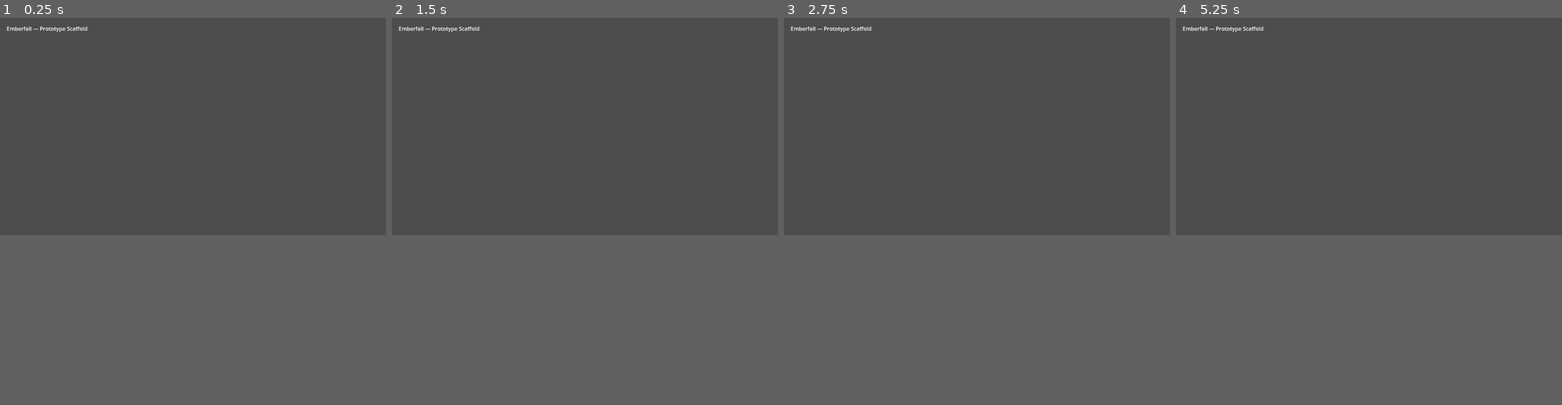
Above: before the commit, frames 1-4 (left to right).
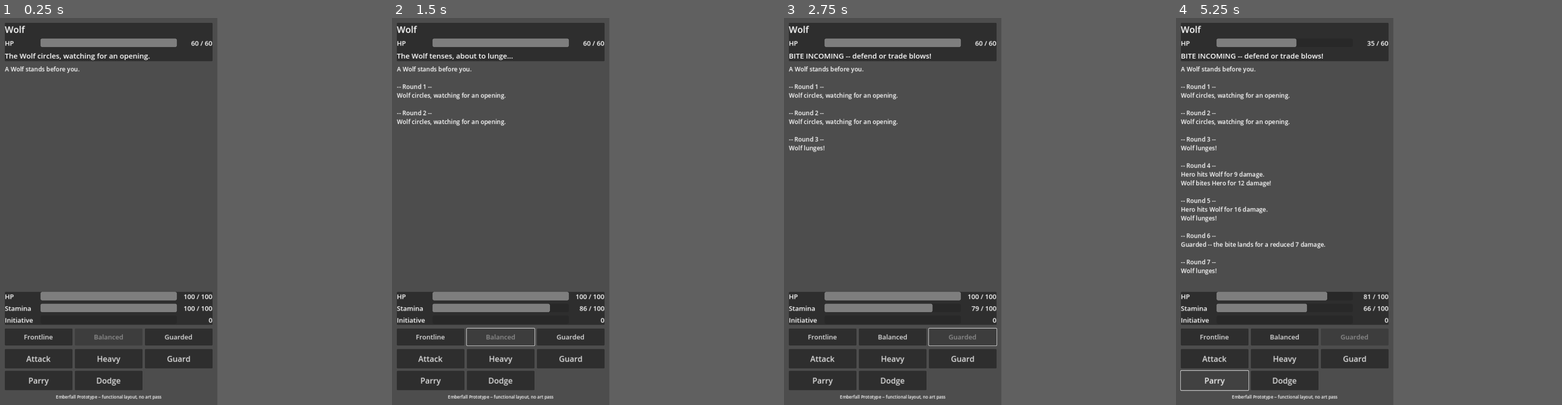
Above: after the commit, the same moments.

Repository: aboeckmann/Emberfall
Game: Godot game, scene res://scenes/combat/combat_screen.tscn
The game is run twice, just before and just after one commit, with the same random seed, the same clock (stepped at 60 frames per second) and the same inputs. Before the commit the project starts from res://scenes/Main.tscn.
Inputs (mouse positions are in pixels of both pictures, inside the frame that each line leads up to):
- Up to frame 1 (0.25 s): no input
- Up to frame 2 (1.5 s): click (461, 196) at 0.5 s, where only the run after the commit has a clickable "Frontline"; click (585, 196) at 1.25 s, where only the run after the commit has a clickable "Balanced"
- Up to frame 3 (2.75 s): click (1100, 196) at 2 s, where only the run after the commit has a clickable "Guarded"
- Up to frame 4 (5.25 s): click (1245, 207) at 2.75 s, where only the run after the commit has a clickable "Attack"; click (1369, 207) at 3.5 s, where only the run after the commit has a clickable "Heavy"; click (1492, 207) at 4.25 s, where only the run after the commit has a clickable "Guard"; click (1245, 223) at 5 s, where only the run after the commit has a clickable "Parry"
In our replay, the window is 799x449 before the commit and 450x800 after it. These sizes can differ from the game's own. Grey fills any space a smaller window leaves; there, only what the larger window draws over its background counts as a difference.

The runs differ from the first frame. In frame 1, 16% of the frame differs, in the area x 1-56%, y 1-99%; in frame 2, 16%; in frame 3, 16%; in frame 4, 17%.

Commit message:
Add the combat screen: a playable, functional combat HUD
scenes/combat/combat_screen.tscn (+ .gd) is now the main scene:
portrait 720x1280, Container-based layout, default theme -- a
deliberate scaffold for playtesting combat feel, not designed UI
(no Art Direction exists yet). Surfaces enemy HP + telegraphed
intent, scrolling combat log, player HP/Stamina/Initiative bars,
position buttons (Frontline/Balanced/Guarded -- Flanking/Rear need
groups/specific encounters), five action buttons, and restart
buttons for Wolf/Dire Wolf. The script forwards presses to
CombatEncounter and renders state; no rules live in it.

Removes the placeholder Main.tscn. Test suite now includes a smoke
test driving the screen's buttons through a full fight; it runs on
the first process frame since nodes added during
SceneTree._initialize never enter the tree (root isn't in the tree
yet at that point). 53 checks passing.

Co-Authored-By: Claude Fable 5 <noreply@anthropic.com>

Diff:
--- a/project.godot
+++ b/project.godot
@@ -13,8 +13,16 @@
 [application]
 
 config/name="Emberfall"
-run/main_scene="res://scenes/Main.tscn"
+run/main_scene="res://scenes/combat/combat_screen.tscn"
 config/features=PackedStringArray("4.3")
+
+[display]
+
+window/size/viewport_width=720
+window/size/viewport_height=1280
+window/stretch/mode="canvas_items"
+window/stretch/aspect="keep"
+window/handheld/orientation=1
 
 [rendering]
 
--- a/scenes/Main.tscn
+++ /dev/null
@@ -1,10 +0,0 @@
-[gd_scene format=3]
-
-[node name="Main" type="Node2D"]
-
-[node name="Label" type="Label" parent="."]
-offset_left = 20.0
-offset_top = 20.0
-offset_right = 400.0
-offset_bottom = 60.0
-text = "Emberfall — Prototype Scaffold"
--- /dev/null
+++ b/scenes/combat/combat_screen.gd
@@ -0,0 +1,132 @@
+extends Control
+## Combat screen: presentation layer over CombatEncounter (game/combat).
+## Per the architecture rule in Docs/02_Technical_Design_Document.md, this
+## script only displays state and forwards player choices -- all rules live
+## in game/. Layout is functional-first; no Art Direction exists yet
+## (Docs/12_Art_Direction.md).
+##
+## Position options are limited to Frontline/Balanced/Guarded: Flanking is
+## "available against groups" and Rear "only in some encounters"
+## (Docs/04_Combat_Design.md), and the Prototype's encounters are single-enemy.
+
+const SWORD: WeaponData = preload("res://data/weapons/sword.tres")
+const WOLF: EnemyData = preload("res://data/enemies/wolf.tres")
+const DIRE_WOLF: EnemyData = preload("res://data/enemies/dire_wolf.tres")
+
+var encounter: CombatEncounter
+
+@onready var enemy_name_label: Label = %EnemyNameLabel
+@onready var enemy_hp_bar: ProgressBar = %EnemyHPBar
+@onready var enemy_hp_value: Label = %EnemyHPValue
+@onready var intent_label: Label = %IntentLabel
+@onready var log_text: RichTextLabel = %LogText
+@onready var player_hp_bar: ProgressBar = %PlayerHPBar
+@onready var player_hp_value: Label = %PlayerHPValue
+@onready var stamina_bar: ProgressBar = %StaminaBar
+@onready var stamina_value: Label = %StaminaValue
+@onready var initiative_bar: ProgressBar = %InitiativeBar
+@onready var initiative_value: Label = %InitiativeValue
+@onready var end_panel: PanelContainer = %EndPanel
+@onready var result_label: Label = %ResultLabel
+
+@onready var position_buttons: Dictionary = {
+	CombatPosition.Position.FRONTLINE: %FrontlineButton,
+	CombatPosition.Position.BALANCED: %BalancedButton,
+	CombatPosition.Position.GUARDED: %GuardedButton,
+}
+@onready var action_buttons: Dictionary = {
+	CombatAction.Action.ATTACK: %AttackButton,
+	CombatAction.Action.HEAVY_ATTACK: %HeavyAttackButton,
+	CombatAction.Action.PARRY: %ParryButton,
+	CombatAction.Action.DODGE: %DodgeButton,
+	CombatAction.Action.GUARD: %GuardButton,
+}
+
+func _ready() -> void:
+	for action in action_buttons:
+		action_buttons[action].pressed.connect(_on_action_pressed.bind(action))
+	for pos in position_buttons:
+		position_buttons[pos].pressed.connect(_on_position_pressed.bind(pos))
+	%FightWolfButton.pressed.connect(func() -> void: _start_fight(WOLF))
+	%FightDireWolfButton.pressed.connect(func() -> void: _start_fight(DIRE_WOLF))
+	_start_fight(WOLF)
+
+func _start_fight(enemy_data: EnemyData) -> void:
+	var sheet := CharacterSheet.create_new("Hero", SWORD)
+	var rng := RandomNumberGenerator.new()
+	rng.randomize()
+	encounter = CombatEncounter.create(sheet, enemy_data, rng)
+	log_text.text = ""
+	_append_log(["A %s stands before you." % enemy_data.display_name])
+	end_panel.visible = false
+	_update_ui()
+
+func _on_action_pressed(action: CombatAction.Action) -> void:
+	_play_round(action, null)
+
+func _on_position_pressed(pos: CombatPosition.Position) -> void:
+	_play_round(CombatAction.Action.REPOSITION, pos)
+
+func _play_round(action: CombatAction.Action, target_position) -> void:
+	if encounter.is_over():
+		return
+	_append_log(["", "-- Round %d --" % (encounter.round_number + 1)])
+	_append_log(encounter.resolve_round(action, target_position))
+	_update_ui()
+	if encounter.is_over():
+		_finish_fight()
+
+func _finish_fight() -> void:
+	if encounter.winner() == "player":
+		result_label.text = "Victory! The %s is slain." % encounter.enemy_data.display_name
+	else:
+		result_label.text = "You have fallen..."
+	end_panel.visible = true
+
+func _append_log(lines: Array) -> void:
+	for line in lines:
+		log_text.append_text(str(line) + "\n")
+
+func _update_ui() -> void:
+	var over := encounter.is_over()
+
+	enemy_name_label.text = encounter.enemy_data.display_name
+	enemy_hp_bar.max_value = encounter.enemy.max_hp
+	enemy_hp_bar.value = encounter.enemy.current_hp
+	enemy_hp_value.text = "%d / %d" % [encounter.enemy.current_hp, encounter.enemy.max_hp]
+	intent_label.text = "" if over else _intent_text(encounter.current_intent)
+
+	player_hp_bar.max_value = encounter.player.max_hp
+	player_hp_bar.value = encounter.player.current_hp
+	player_hp_value.text = "%d / %d" % [encounter.player.current_hp, encounter.player.max_hp]
+	stamina_bar.max_value = encounter.player.max_stamina
+	stamina_bar.value = encounter.player.current_stamina
+	stamina_value.text = "%d / %d" % [encounter.player.current_stamina, encounter.player.max_stamina]
+	initiative_bar.value = encounter.player.initiative
+	initiative_value.text = str(encounter.player.initiative)
+
+	for action in action_buttons:
+		action_buttons[action].disabled = over
+	action_buttons[CombatAction.Action.PARRY].disabled = over or not encounter.player_sheet.equipped_weapon.can_parry
+	for pos in position_buttons:
+		position_buttons[pos].disabled = over or encounter.player.position == pos
+
+## `encounter.current_intent` is what the enemy will do during the NEXT
+## resolve_round call, so this label is the telegraph the player reads
+## before choosing their action (Observe -> Respond, Docs/04_Combat_Design.md).
+func _intent_text(intent: EnemyIntent.Intent) -> String:
+	var enemy_name: String = encounter.enemy_data.display_name
+	match intent:
+		EnemyIntent.Intent.CIRCLING:
+			return "The %s circles, watching for an opening." % enemy_name
+		EnemyIntent.Intent.TELEGRAPHING_BITE:
+			return "The %s tenses, about to lunge..." % enemy_name
+		EnemyIntent.Intent.BITE:
+			return "BITE INCOMING -- defend or trade blows!"
+		EnemyIntent.Intent.RETREATING:
+			return "The %s backs away, wary." % enemy_name
+		EnemyIntent.Intent.TELEGRAPHING_HOWL:
+			return "The %s throws back its head..." % enemy_name
+		EnemyIntent.Intent.HOWL:
+			return "A HOWL is coming -- it cannot be stopped!"
+	return ""
--- /dev/null
+++ b/scenes/combat/combat_screen.tscn
@@ -0,0 +1,279 @@
+[gd_scene load_steps=2 format=3]
+
+[ext_resource type="Script" path="res://scenes/combat/combat_screen.gd" id="1_script"]
+
+[node name="CombatScreen" type="Control"]
+layout_mode = 3
+anchors_preset = 15
+anchor_right = 1.0
+anchor_bottom = 1.0
+grow_horizontal = 2
+grow_vertical = 2
+script = ExtResource("1_script")
+
+[node name="Margin" type="MarginContainer" parent="."]
+layout_mode = 1
+anchors_preset = 15
+anchor_right = 1.0
+anchor_bottom = 1.0
+grow_horizontal = 2
+grow_vertical = 2
+theme_override_constants/margin_left = 16
+theme_override_constants/margin_top = 16
+theme_override_constants/margin_right = 16
+theme_override_constants/margin_bottom = 16
+
+[node name="Root" type="VBoxContainer" parent="Margin"]
+layout_mode = 2
+theme_override_constants/separation = 12
+
+[node name="EnemyPanel" type="PanelContainer" parent="Margin/Root"]
+layout_mode = 2
+
+[node name="EnemyBox" type="VBoxContainer" parent="Margin/Root/EnemyPanel"]
+layout_mode = 2
+theme_override_constants/separation = 8
+
+[node name="EnemyNameLabel" type="Label" parent="Margin/Root/EnemyPanel/EnemyBox"]
+unique_name_in_owner = true
+layout_mode = 2
+theme_override_font_sizes/font_size = 30
+text = "Enemy"
+
+[node name="EnemyHPRow" type="HBoxContainer" parent="Margin/Root/EnemyPanel/EnemyBox"]
+layout_mode = 2
+theme_override_constants/separation = 8
+
+[node name="HPTag" type="Label" parent="Margin/Root/EnemyPanel/EnemyBox/EnemyHPRow"]
+custom_minimum_size = Vector2(110, 0)
+layout_mode = 2
+theme_override_font_sizes/font_size = 22
+text = "HP"
+
+[node name="EnemyHPBar" type="ProgressBar" parent="Margin/Root/EnemyPanel/EnemyBox/EnemyHPRow"]
+unique_name_in_owner = true
+custom_minimum_size = Vector2(0, 28)
+layout_mode = 2
+size_flags_horizontal = 3
+show_percentage = false
+
+[node name="EnemyHPValue" type="Label" parent="Margin/Root/EnemyPanel/EnemyBox/EnemyHPRow"]
+unique_name_in_owner = true
+custom_minimum_size = Vector2(110, 0)
+layout_mode = 2
+theme_override_font_sizes/font_size = 22
+horizontal_alignment = 2
+text = "0 / 0"
+
+[node name="IntentLabel" type="Label" parent="Margin/Root/EnemyPanel/EnemyBox"]
+unique_name_in_owner = true
+layout_mode = 2
+theme_override_font_sizes/font_size = 24
+autowrap_mode = 2
+text = "..."
+
+[node name="LogText" type="RichTextLabel" parent="Margin/Root"]
+unique_name_in_owner = true
+layout_mode = 2
+size_flags_vertical = 3
+theme_override_font_sizes/normal_font_size = 20
+scroll_following = true
+
+[node name="PlayerPanel" type="PanelContainer" parent="Margin/Root"]
+layout_mode = 2
+
+[node name="PlayerBox" type="VBoxContainer" parent="Margin/Root/PlayerPanel"]
+layout_mode = 2
+theme_override_constants/separation = 8
+
+[node name="PlayerHPRow" type="HBoxContainer" parent="Margin/Root/PlayerPanel/PlayerBox"]
+layout_mode = 2
+theme_override_constants/separation = 8
+
+[node name="HPTag" type="Label" parent="Margin/Root/PlayerPanel/PlayerBox/PlayerHPRow"]
+custom_minimum_size = Vector2(110, 0)
+layout_mode = 2
+theme_override_font_sizes/font_size = 22
+text = "HP"
+
+[node name="PlayerHPBar" type="ProgressBar" parent="Margin/Root/PlayerPanel/PlayerBox/PlayerHPRow"]
+unique_name_in_owner = true
+custom_minimum_size = Vector2(0, 28)
+layout_mode = 2
+size_flags_horizontal = 3
+show_percentage = false
+
+[node name="PlayerHPValue" type="Label" parent="Margin/Root/PlayerPanel/PlayerBox/PlayerHPRow"]
+unique_name_in_owner = true
+custom_minimum_size = Vector2(110, 0)
+layout_mode = 2
+theme_override_font_sizes/font_size = 22
+horizontal_alignment = 2
+text = "0 / 0"
+
+[node name="StaminaRow" type="HBoxContainer" parent="Margin/Root/PlayerPanel/PlayerBox"]
+layout_mode = 2
+theme_override_constants/separation = 8
+
+[node name="StaminaTag" type="Label" parent="Margin/Root/PlayerPanel/PlayerBox/StaminaRow"]
+custom_minimum_size = Vector2(110, 0)
+layout_mode = 2
+theme_override_font_sizes/font_size = 22
+text = "Stamina"
+
+[node name="StaminaBar" type="ProgressBar" parent="Margin/Root/PlayerPanel/PlayerBox/StaminaRow"]
+unique_name_in_owner = true
+custom_minimum_size = Vector2(0, 28)
+layout_mode = 2
+size_flags_horizontal = 3
+show_percentage = false
+
+[node name="StaminaValue" type="Label" parent="Margin/Root/PlayerPanel/PlayerBox/StaminaRow"]
+unique_name_in_owner = true
+custom_minimum_size = Vector2(110, 0)
+layout_mode = 2
+theme_override_font_sizes/font_size = 22
+horizontal_alignment = 2
+text = "0 / 0"
+
+[node name="InitiativeRow" type="HBoxContainer" parent="Margin/Root/PlayerPanel/PlayerBox"]
+layout_mode = 2
+theme_override_constants/separation = 8
+
+[node name="InitiativeTag" type="Label" parent="Margin/Root/PlayerPanel/PlayerBox/InitiativeRow"]
+custom_minimum_size = Vector2(110, 0)
+layout_mode = 2
+theme_override_font_sizes/font_size = 22
+text = "Initiative"
+
+[node name="InitiativeBar" type="ProgressBar" parent="Margin/Root/PlayerPanel/PlayerBox/InitiativeRow"]
+unique_name_in_owner = true
+custom_minimum_size = Vector2(0, 28)
+layout_mode = 2
+size_flags_horizontal = 3
+show_percentage = false
+
+[node name="InitiativeValue" type="Label" parent="Margin/Root/PlayerPanel/PlayerBox/InitiativeRow"]
+unique_name_in_owner = true
+custom_minimum_size = Vector2(110, 0)
+layout_mode = 2
+theme_override_font_sizes/font_size = 22
+horizontal_alignment = 2
+text = "0"
+
+[node name="PositionRow" type="HBoxContainer" parent="Margin/Root"]
+layout_mode = 2
+theme_override_constants/separation = 8
+
+[node name="FrontlineButton" type="Button" parent="Margin/Root/PositionRow"]
+unique_name_in_owner = true
+custom_minimum_size = Vector2(0, 56)
+layout_mode = 2
+size_flags_horizontal = 3
+theme_override_font_sizes/font_size = 22
+text = "Frontline"
+
+[node name="BalancedButton" type="Button" parent="Margin/Root/PositionRow"]
+unique_name_in_owner = true
+custom_minimum_size = Vector2(0, 56)
+layout_mode = 2
+size_flags_horizontal = 3
+theme_override_font_sizes/font_size = 22
+text = "Balanced"
+
+[node name="GuardedButton" type="Button" parent="Margin/Root/PositionRow"]
+unique_name_in_owner = true
+custom_minimum_size = Vector2(0, 56)
+layout_mode = 2
+size_flags_horizontal = 3
+theme_override_font_sizes/font_size = 22
+text = "Guarded"
+
+[node name="ActionsGrid" type="GridContainer" parent="Margin/Root"]
+layout_mode = 2
+columns = 3
+theme_override_constants/h_separation = 8
+theme_override_constants/v_separation = 8
+
+[node name="AttackButton" type="Button" parent="Margin/Root/ActionsGrid"]
+unique_name_in_owner = true
+custom_minimum_size = Vector2(0, 64)
+layout_mode = 2
+size_flags_horizontal = 3
+theme_override_font_sizes/font_size = 26
+text = "Attack"
+
+[node name="HeavyAttackButton" type="Button" parent="Margin/Root/ActionsGrid"]
+unique_name_in_owner = true
+custom_minimum_size = Vector2(0, 64)
+layout_mode = 2
+size_flags_horizontal = 3
+theme_override_font_sizes/font_size = 26
+text = "Heavy"
+
+[node name="GuardButton" type="Button" parent="Margin/Root/ActionsGrid"]
+unique_name_in_owner = true
+custom_minimum_size = Vector2(0, 64)
+layout_mode = 2
+size_flags_horizontal = 3
+theme_override_font_sizes/font_size = 26
+text = "Guard"
+
+[node name="ParryButton" type="Button" parent="Margin/Root/ActionsGrid"]
+unique_name_in_owner = true
+custom_minimum_size = Vector2(0, 64)
+layout_mode = 2
+size_flags_horizontal = 3
+theme_override_font_sizes/font_size = 26
+text = "Parry"
+
+[node name="DodgeButton" type="Button" parent="Margin/Root/ActionsGrid"]
+unique_name_in_owner = true
+custom_minimum_size = Vector2(0, 64)
+layout_mode = 2
+size_flags_horizontal = 3
+theme_override_font_sizes/font_size = 26
+text = "Dodge"
+
+[node name="EndPanel" type="PanelContainer" parent="Margin/Root"]
+unique_name_in_owner = true
+visible = false
+layout_mode = 2
+
+[node name="EndBox" type="VBoxContainer" parent="Margin/Root/EndPanel"]
+layout_mode = 2
+theme_override_constants/separation = 8
+
+[node name="ResultLabel" type="Label" parent="Margin/Root/EndPanel/EndBox"]
+unique_name_in_owner = true
+layout_mode = 2
+theme_override_font_sizes/font_size = 26
+horizontal_alignment = 1
+autowrap_mode = 2
+text = "Result"
+
+[node name="RestartRow" type="HBoxContainer" parent="Margin/Root/EndPanel/EndBox"]
+layout_mode = 2
+theme_override_constants/separation = 8
+
+[node name="FightWolfButton" type="Button" parent="Margin/Root/EndPanel/EndBox/RestartRow"]
+unique_name_in_owner = true
+custom_minimum_size = Vector2(0, 56)
+layout_mode = 2
+size_flags_horizontal = 3
+theme_override_font_sizes/font_size = 22
+text = "Fight a Wolf"
+
+[node name="FightDireWolfButton" type="Button" parent="Margin/Root/EndPanel/EndBox/RestartRow"]
+unique_name_in_owner = true
+custom_minimum_size = Vector2(0, 56)
+layout_mode = 2
+size_flags_horizontal = 3
+theme_override_font_sizes/font_size = 22
+text = "Fight the Dire Wolf"
+
+[node name="VersionLabel" type="Label" parent="Margin/Root"]
+layout_mode = 2
+theme_override_font_sizes/font_size = 14
+horizontal_alignment = 1
+text = "Emberfall Prototype -- functional layout, no art pass"
--- a/tests/run_tests.gd
+++ b/tests/run_tests.gd
@@ -5,6 +5,7 @@
 ## Run with: godot --headless --script res://tests/run_tests.gd
 
 var failures := 0
+var _screen: Control = null
 
 func _initialize() -> void:
 	_test_attributes()
@@ -22,6 +23,27 @@
 	_test_combat_encounter_defense_resolution()
 	_test_combat_encounter_reaches_a_winner()
 
+	# The combat screen needs a running tree for _ready to fire (nodes added
+	# during _initialize aren't in the tree yet -- the root itself isn't).
+	# Instance it here; the smoke test runs on the first process frame.
+	print("Combat screen (smoke test)")
+	var packed: PackedScene = load("res://scenes/combat/combat_screen.tscn")
+	_check(packed != null, "combat_screen.tscn loads")
+	if packed == null:
+		_finish()
+		return
+	_screen = packed.instantiate()
+	root.add_child(_screen)
+
+func _process(_delta: float) -> bool:
+	if _screen != null:
+		_test_combat_screen_smoke(_screen)
+		_screen.queue_free()
+		_screen = null
+		_finish()
+	return false
+
+func _finish() -> void:
 	if failures == 0:
 		print("\nALL TESTS PASSED")
 	else:
@@ -199,3 +221,18 @@
 		rounds += 1
 	_check(encounter.is_over(), "an all-Attack player defeats or is defeated by a Wolf within 200 rounds (took %d)" % rounds)
 	_check(encounter.winner() in ["player", "enemy"], "winner() reports a definitive result (%s)" % encounter.winner())
+
+func _test_combat_screen_smoke(screen: Control) -> void:
+	_check(screen.is_node_ready(), "combat screen reached _ready in the running tree")
+	_check(screen.encounter != null, "screen auto-starts a Wolf encounter on ready")
+	if screen.encounter == null:
+		return
+	var presses := 0
+	while not screen.encounter.is_over() and presses < 300:
+		screen.get_node("%AttackButton").emit_signal("pressed")
+		presses += 1
+	_check(screen.encounter.is_over(), "pressing Attack repeatedly ends the fight (%d presses)" % presses)
+	_check(screen.get_node("%EndPanel").visible, "end panel becomes visible when the fight ends")
+	screen.get_node("%FightDireWolfButton").emit_signal("pressed")
+	_check(not screen.encounter.is_over(), "restart button begins a fresh encounter")
+	_check(screen.encounter.enemy_data.id == "dire_wolf", "restart button swaps in the chosen enemy (Dire Wolf)")
Not shown, added: scenes/combat/combat_screen.gd.uid
Not shown, changed: CLAUDE.md
Not shown, changed: Docs/02_Technical_Design_Document.md
Not shown, changed: Docs/13_UI_UX.md
Not shown, changed: Docs/CHANGELOG.md
